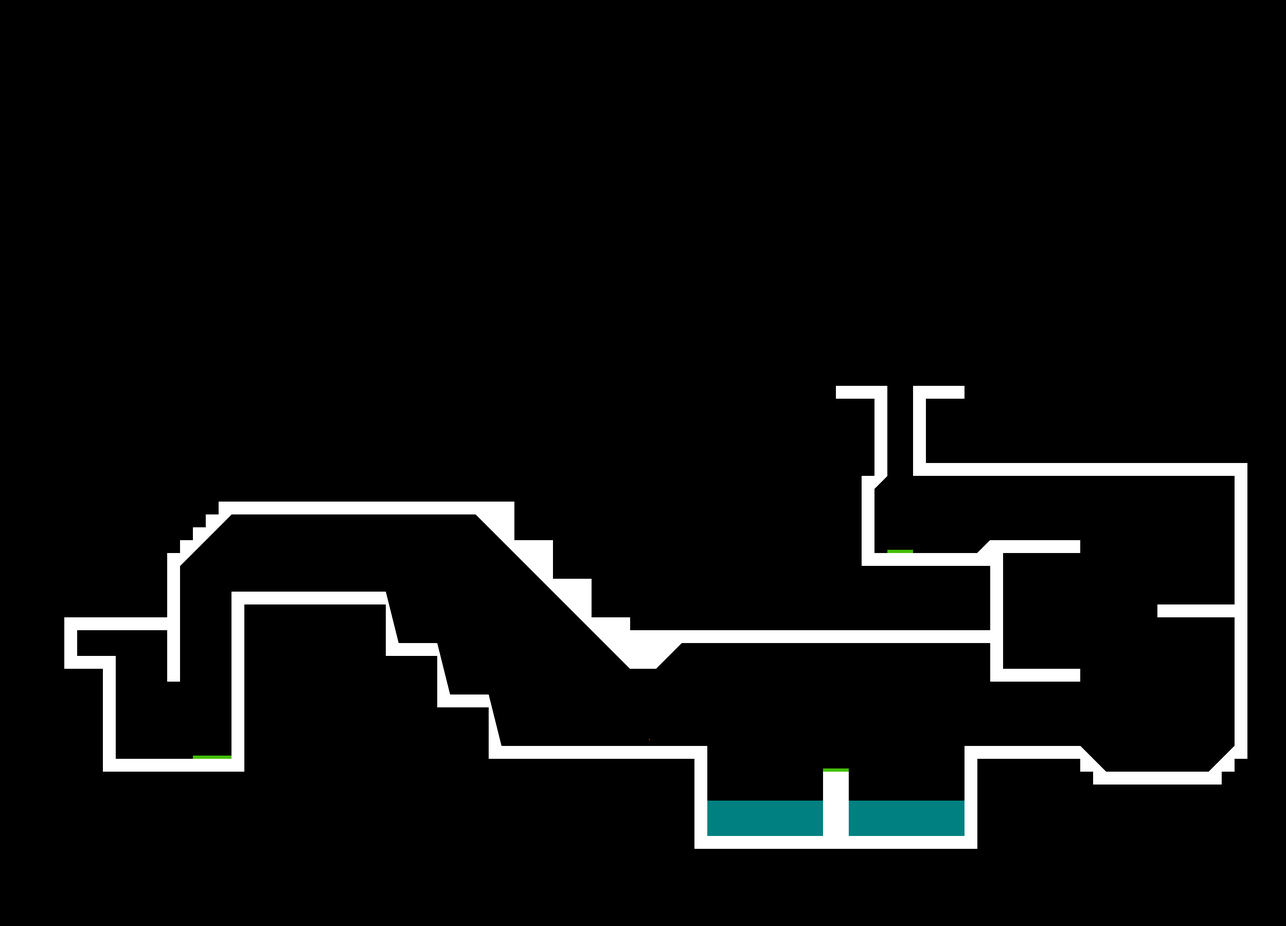
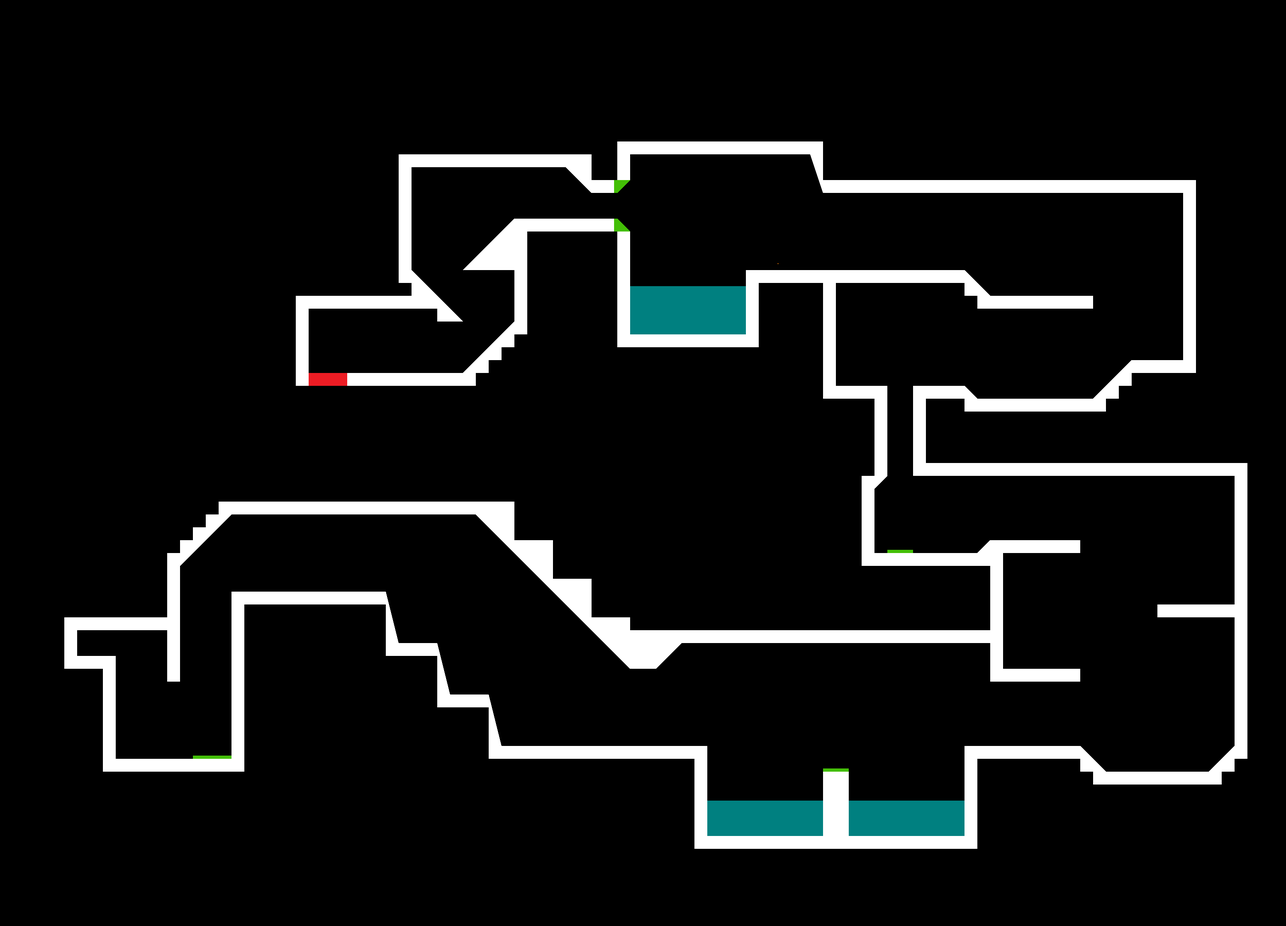
Two versions of the same layered image (w=1286, h=926). Layer-by-layer changes:
painted on "Detail" over [614, 180, 785, 741]
painted on "Structure" over [295, 141, 1197, 412]
